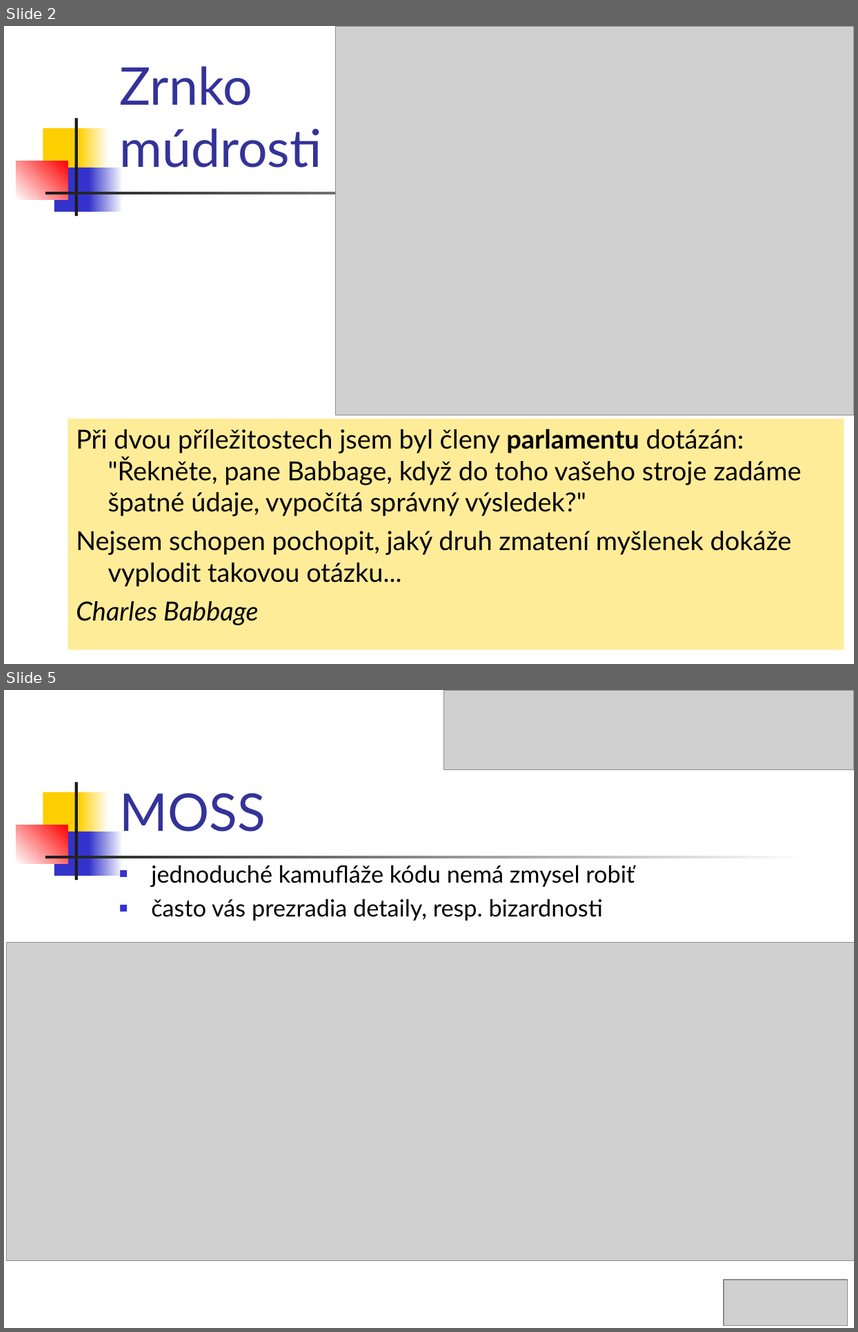
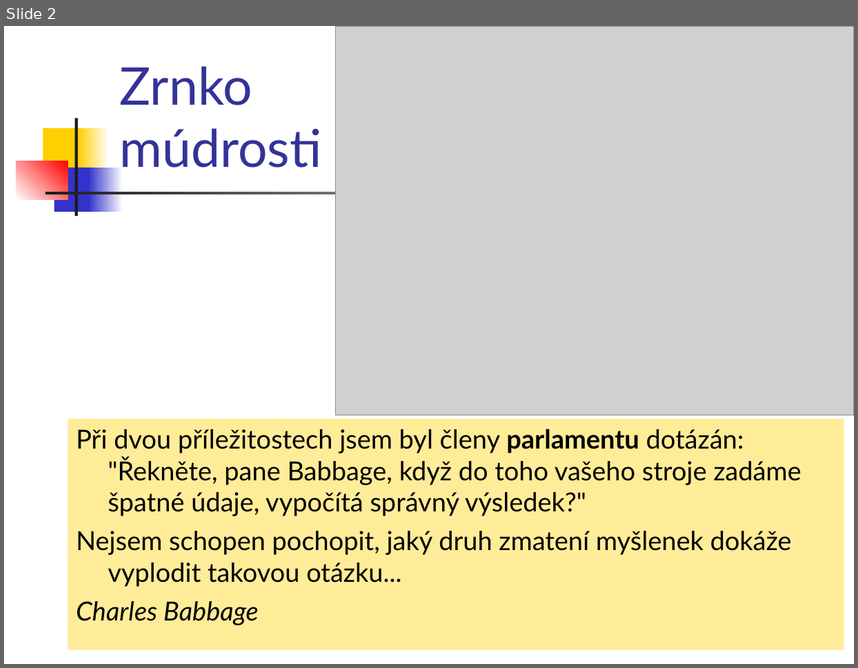
Before and after one commit to Programovanie4/Prednasky, a slide deck: 02/02_java.ppt. Shown one above the other, each under a label of ours: slides 2 and 5 before the commit, slide 2 after it; the slides between them are not shown. The pictures are 858x1332 and 858x668 pixels, drawn with LibreOffice and Linux fonts; fonts in the diff are those of the drawing; grey boxes stand for pictures. Boxes give left, top, right and bottom in pixels: in the first picture for what was removed or moved away, otherwise in the second. Text is boxed around its words. In the diff, an @@ line names an element or a change of style, - is before the commit and + after.

```diff
--- a/02/02_java.ppt
+++ b/02/02_java.ppt
@@ slide 5 removed at bbox=[4, 690, 854, 1328], background #FFFFFF; not listed: 7 template elements that a slide beside it also shows @@
@@ picture removed at bbox=[444, 690, 854, 770] @@
@@ title removed at bbox=[119, 793, 266, 831] @@
-MOSS
@@ text removed at bbox=[151, 865, 635, 920] @@
-■ jednoduché kamufláže kódu nemá zmysel robiť
-■ často vás prezradia detaily, resp. bizardnosti
@@ picture removed at bbox=[7, 943, 854, 1261] @@
@@ picture removed at bbox=[724, 1279, 848, 1325] @@
```
Also in this commit, not shown: 6 slides changed, 2 slides added, 4 other slides removed, 2 other files.
